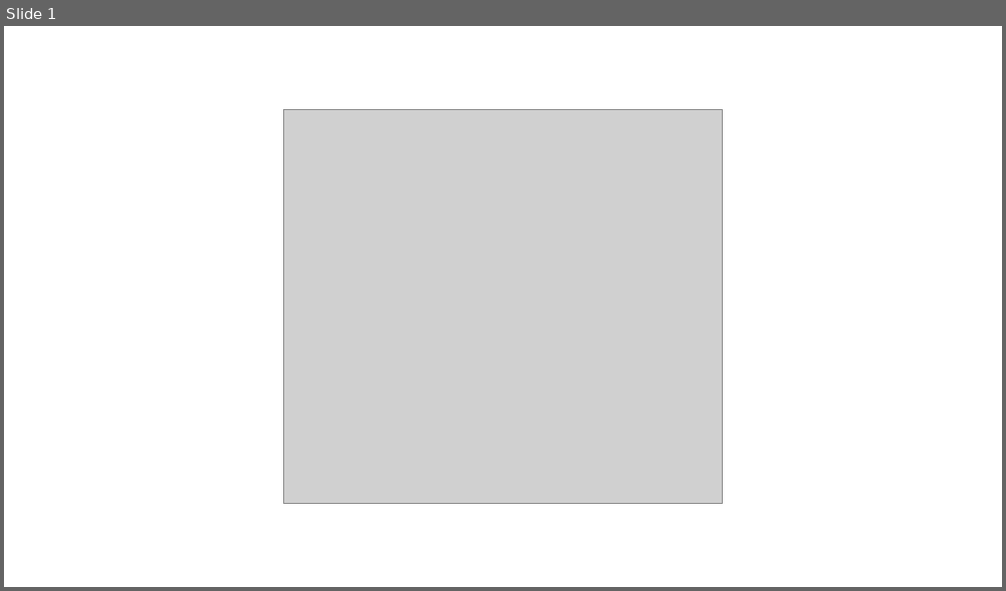
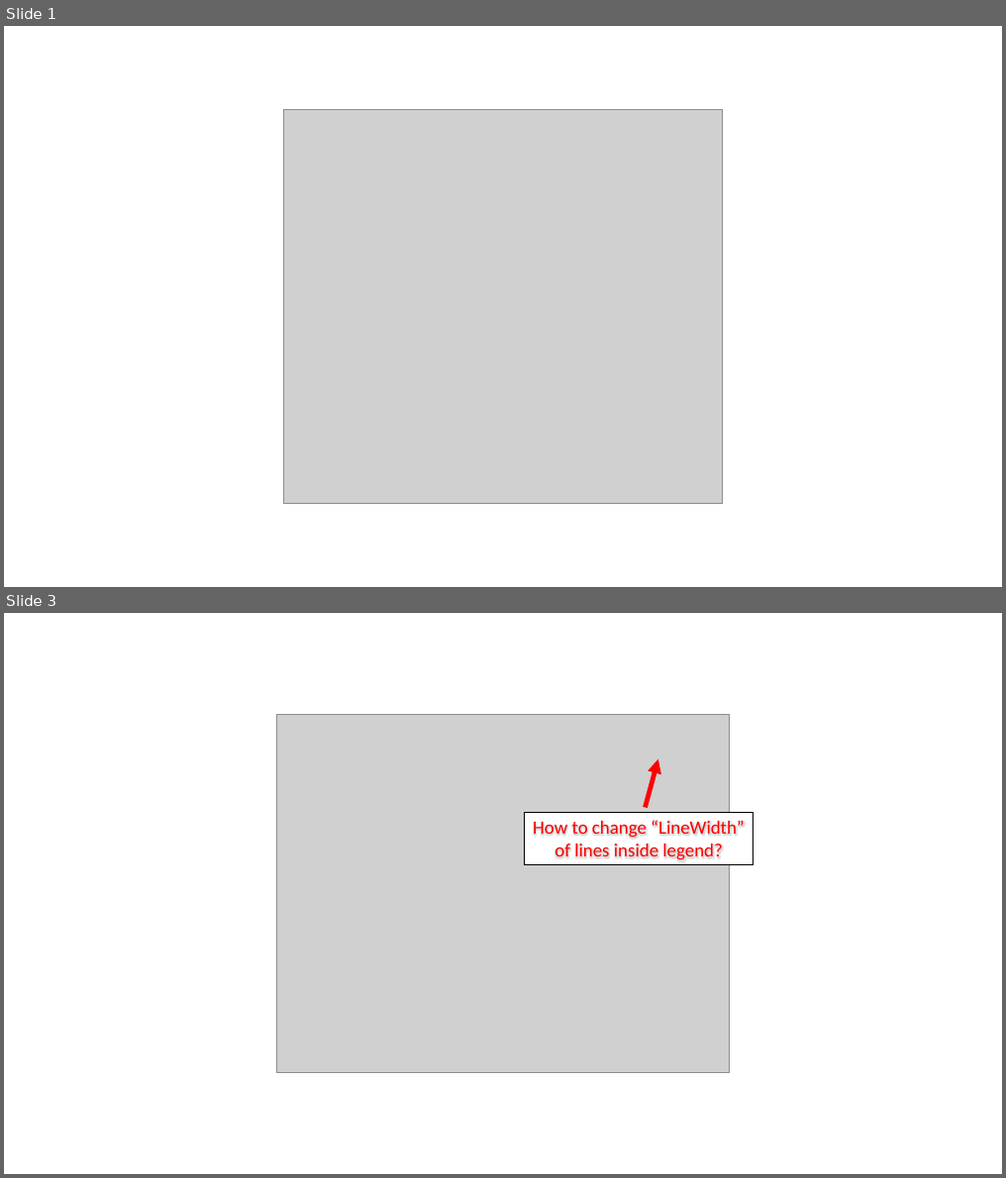
Before and after one commit to answeredbyablemind/answeredbyablemind.github.io, a slide deck: Wikidocs/pics/pics_graphics_objects.pptx. Shown one above the other, each under a label of ours: slide 1 before the commit, slides 1 and 3 after it; the slides between them are not shown. The pictures are 1006x591 and 1006x1178 pixels, drawn with LibreOffice and Linux fonts; fonts in the diff are those of the drawing; grey boxes stand for pictures. Boxes give left, top, right and bottom in pixels: in the first picture for what was removed or moved away, otherwise in the second. Text is boxed around its words. In the diff, an @@ line names an element or a change of style, - is before the commit and + after.

```diff
--- a/Wikidocs/pics/pics_graphics_objects.pptx
+++ b/Wikidocs/pics/pics_graphics_objects.pptx
@@ slide 3 added at box(4, 613, 1002, 1174), background #FFFFFF @@
@@ picture added at box(276, 714, 730, 1072) @@
@@ arrow added from (645, 808) to (658, 759), #FF0000 4.5 pt @@
@@ rectangle added at box(525, 812, 753, 865), fill #FFFFFF, outline #000000 0.75 pt, 18 pt, text #FF0000 @@
+How to change “LineWidth”
+of lines inside legend?
```
Also in this commit, not shown: 1 slide removed, 4 other files.
